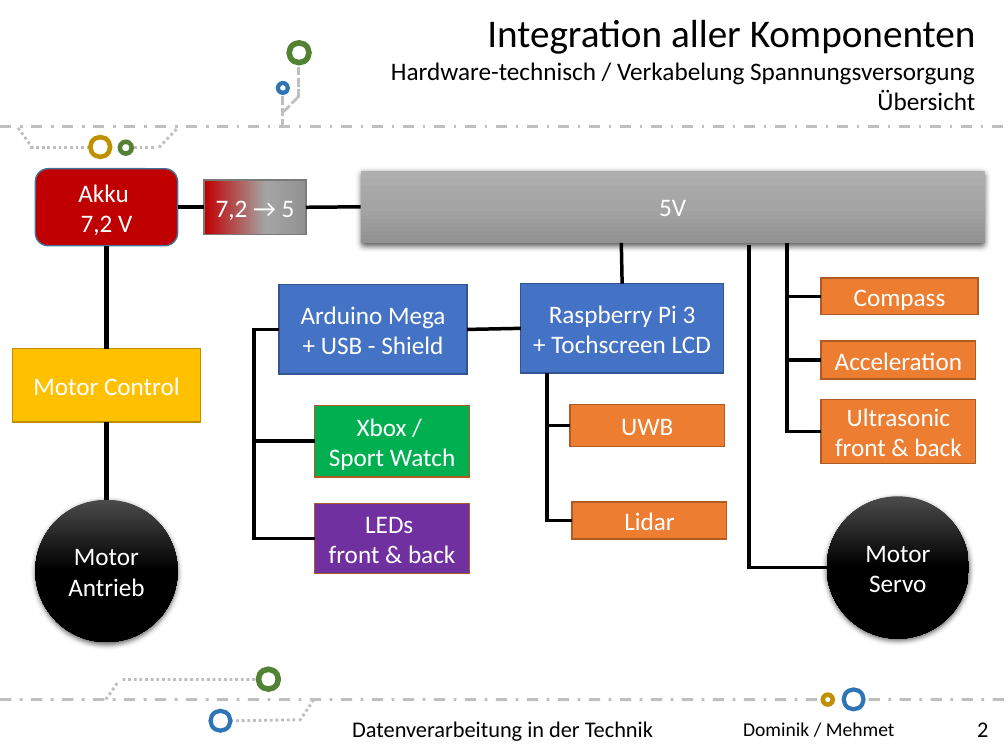
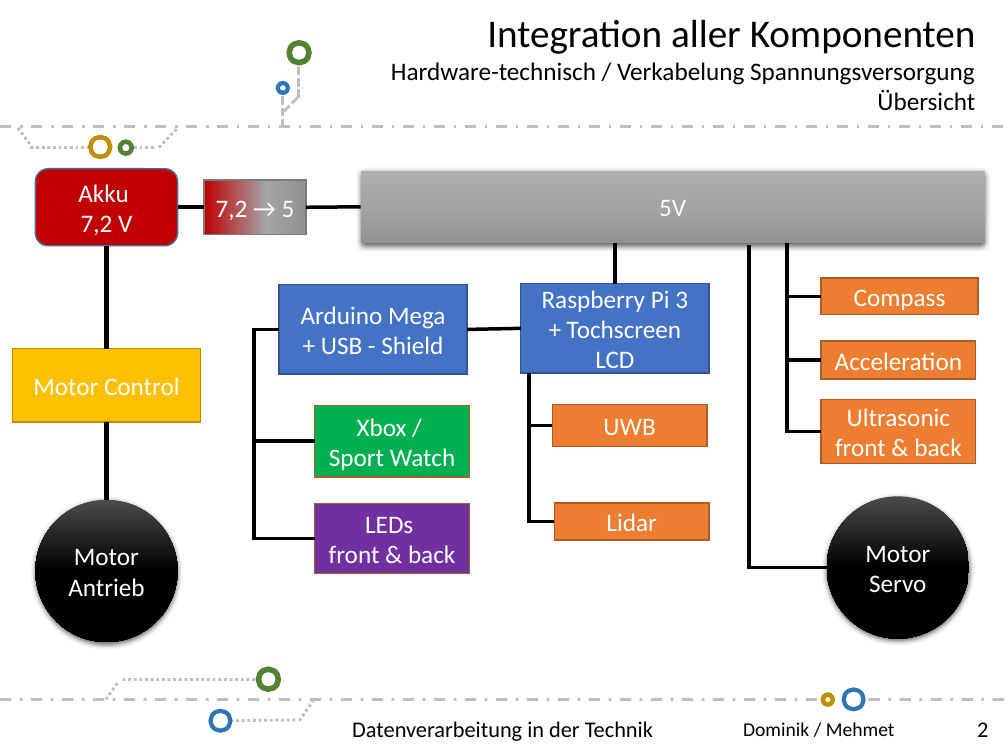
Before and after one commit to scd42636/DT_WS1718_02_StarCar, a slide deck: slide 2 of dokumentation/formelles/Folien_Mehmet.pptx. Drawn at 1008x756 pixels with LibreOffice and Linux fonts; fonts in the diff are those of the drawing; background and template pictures are left out. Boxes give left, top, right and bottom in pixels: in the first picture for what was removed or moved away, otherwise in the second. Text is boxed around its words. In the diff, an @@ line names an element or a change of style, - is before the commit and + after.

```diff
--- a/dokumentation/formelles/Folien_Mehmet.pptx
+++ b/dokumentation/formelles/Folien_Mehmet.pptx
@@ line moved from (621, 243) - (622, 283) to (615, 243) - (615, 283) @@
@@ rectangle "Raspberry Pi 3": place and size @@
-rectangle "Raspberry Pi 3" at (521,283,724,373)
+rectangle "Raspberry Pi 3" at (521,283,710,373)
@@ 2 rectangles, 1 elbow line: place and size @@
-2 rectangles, 1 elbow line at (547,373,727,539)
+2 rectangles, 1 elbow line at (529,374,709,540)
@@ elbow line moved from (546, 373) - (570, 425) to (529, 373) - (552, 425) @@
```
Also in this commit, not shown: 1 other slide changed.
